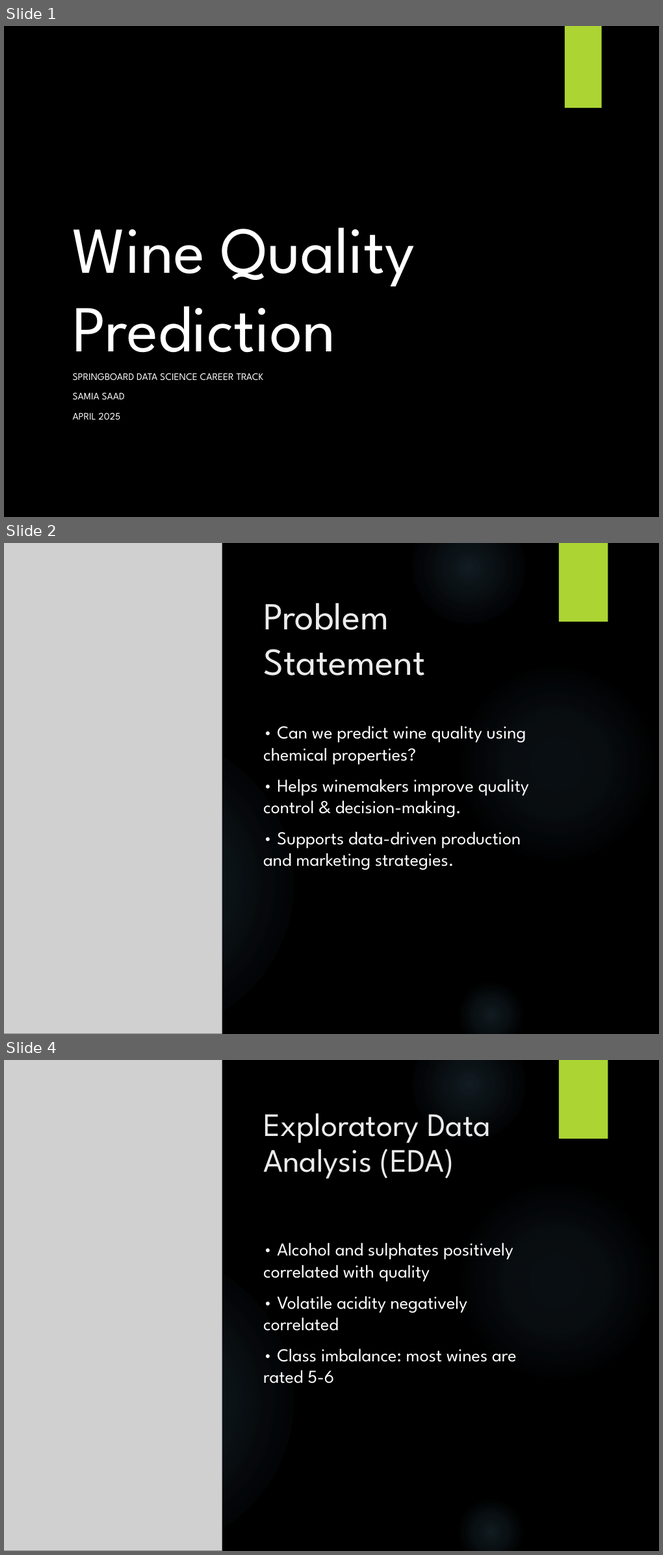
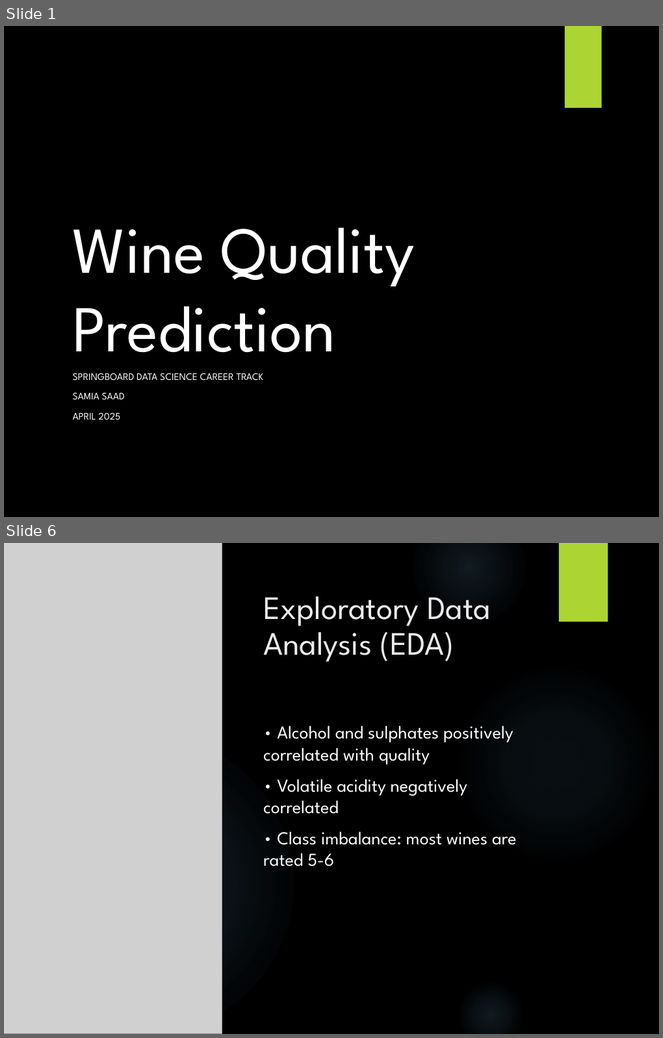
Before and after one commit to Samiafazal/springboard, a slide deck: wine+quality/Wine_Quality_Presentation.pptx. Shown one above the other, each under a label of ours: slides 1, 2 and 4 before the commit, slides 1 and 6 after it; the slides between them are not shown. The pictures are 663x1555 and 663x1038 pixels, drawn with LibreOffice and Linux fonts; fonts in the diff are those of the drawing; grey boxes stand for pictures; background and template pictures are left out. Boxes give left, top, right and bottom in pixels: in the first picture for what was removed or moved away, otherwise in the second. Text is boxed around its words. In the diff, an @@ line names an element or a change of style, - is before the commit and + after.

```diff
--- a/wine+quality/Wine_Quality_Presentation.pptx
+++ b/wine+quality/Wine_Quality_Presentation.pptx
@@ slide 2 removed at bbox=[4, 543, 659, 1034], background picture (left out); not listed: 6 template elements that a slide beside it also shows @@
@@ picture removed at bbox=[4, 543, 222, 1034] @@
@@ title removed at bbox=[263, 603, 425, 676] @@
-Problem Statement
@@ text removed at bbox=[263, 726, 529, 870] @@
-• Can we predict wine quality using chemical properties?
-• Helps winemakers improve quality control & decision-making.
-• Supports data-driven production and marketing strategies.
@@ what was slide 4 is now slide 6 @@
```
Also in this commit, not shown: 1 slide changed, 5 slides added, 1 other slide removed.
